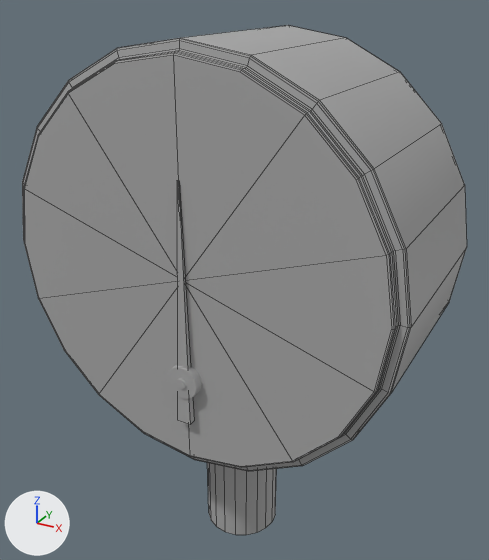
The FBX model Assets/3D Assets/Final Deliverable/Gas_Gauge.fbx, before and after one commit.
Before and after are seen from a camera (50 mm lens) standing at (0.154, -0.273, 0.154) and looking at (0.0, 0.007, 0.014). Lighting does not change. The marker at lower left points along +X, +Y and +Z. Mesh edges are drawn as thin lines on the coarser meshes. Where no turn or scale is listed for an object, it has been applied to the vertices.

Names of what the first picture shows: 'pressure_gauge', 'pressure_gauge_arrow', 'pressure_gauge_base', 'pressure_guage_arrow_attachment'.
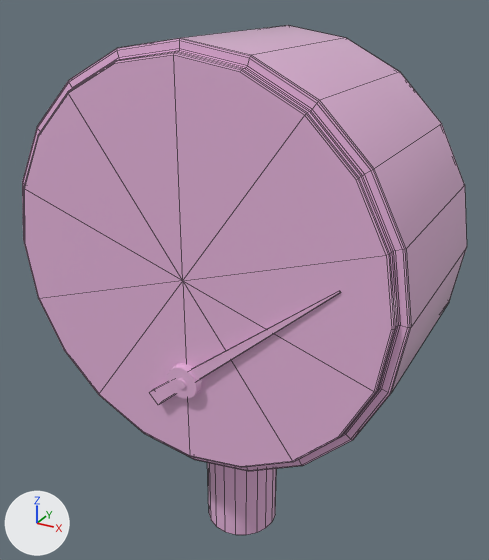
The newer file is also turned or shifted as a whole; pictures and numbers use the older file's frame.

Edits to the bpy script that builds the scene:
```text
Add mat_gauge_mat:
    mat_gauge_mat = principled_material('gauge_mat')
    mat_gauge_mat.base_color = (0.8, 0.462, 0.722)  # pink #e7b5dd
    mat_gauge_mat.roughness = 0.2
Change me_mesh_003:
    where me_mesh_003.from_pydata(...)  # 8 vertices, 5 faces; spans x -0.0036..0.0036, y -0.0018..0.0018, z -0.0583..0.0583
    remove me_mesh_003.materials.append(mat_standardsurface1)  # grey #aaaaaa
    add me_mesh_003.materials.append(mat_gauge_mat)  # pink #e7b5dd
Change me_mesh:
    where me_mesh.from_pydata(...)  # 242 vertices, 240 faces; spans x -0.1..0.1, y -0.051..0.051, z -0.1..0.1
    remove me_mesh.materials.append(mat_standardsurface1)  # grey #aaaaaa
    add me_mesh.materials.append(mat_gauge_mat)  # pink #e7b5dd
Change me_mesh_001:
    where me_mesh_001.from_pydata(...)  # 40 vertices, 20 faces; spans x -0.0201..0.0201, y -0.0201..0.0201, z -0.0409..0.0409
    remove me_mesh_001.materials.append(mat_standardsurface1)  # grey #aaaaaa
    add me_mesh_001.materials.append(mat_gauge_mat)  # pink #e7b5dd
```

Location of each change, [x1, y1, x2, y2] in pixels of the pictures (489 x 560 px):
'pressure_gauge', recoloured (grey to pink)
    both: [22, 25, 467, 471]
'pressure_gauge_base', recoloured
    both: [207, 462, 277, 535]
'pressure_gauge_arrow', recoloured
    both: [150, 180, 341, 425]
